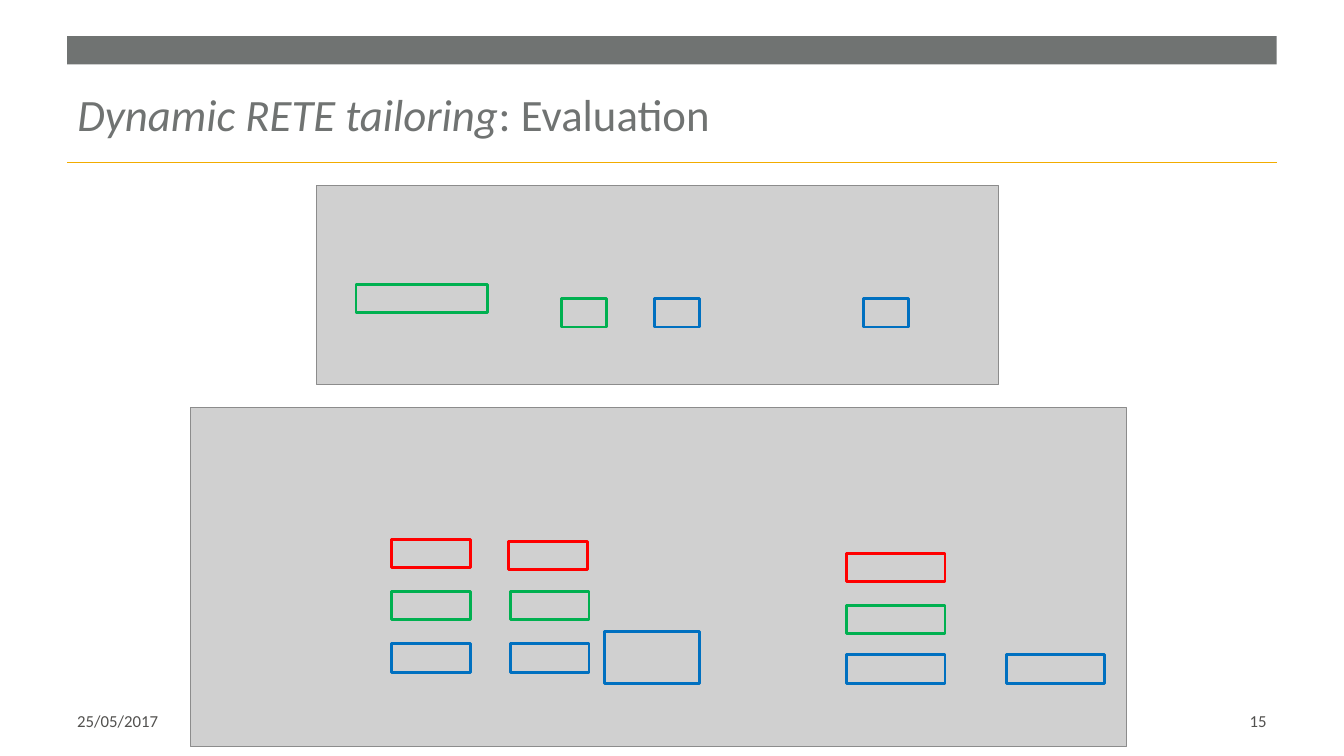
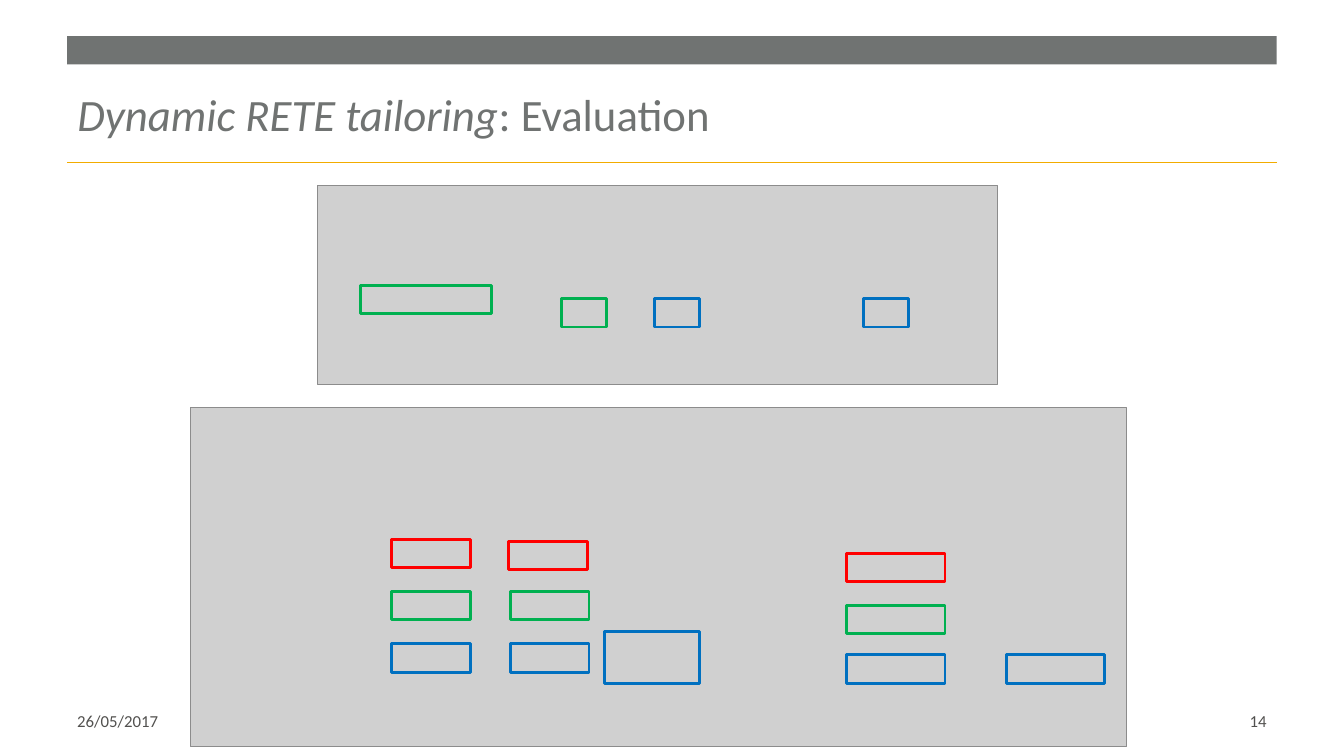
Before and after one commit to RuleML/ruleml-website, a slide deck: slide 14 of talks/WilliamVanWoensel-BottomUpOWL2RL-RuleMLWebinar-2017-05-26.pptx (slide 15 before the commit). Drawn at 1344x756 pixels with LibreOffice and Linux fonts; fonts in the diff are those of the drawing; grey boxes stand for pictures; background and template pictures are left out. Boxes give left, top, right and bottom in pixels: in the first picture for what was removed or moved away, otherwise in the second. Text is boxed around its words. In the diff, an @@ line names an element or a change of style, - is before the commit and + after.

```diff
--- a/talks/WilliamVanWoensel-BottomUpOWL2RL-RuleMLWebinar-2017-05-26.pptx
+++ b/talks/WilliamVanWoensel-BottomUpOWL2RL-RuleMLWebinar-2017-05-26.pptx
@@ rectangle moved from (x1=356, y1=284, x2=487, y2=313) to (x1=360, y1=285, x2=491, y2=314) @@
@@ text at (x1=77, y1=715, x2=158, y2=728): text changed @@
-25/05/2017
+26/05/2017
@@ page number at (x1=1250, y1=716, x2=1267, y2=727): text changed @@
-15
+14
```
Also in this commit, not shown: 19 other slides changed, 1 slide removed, 1 other file.
